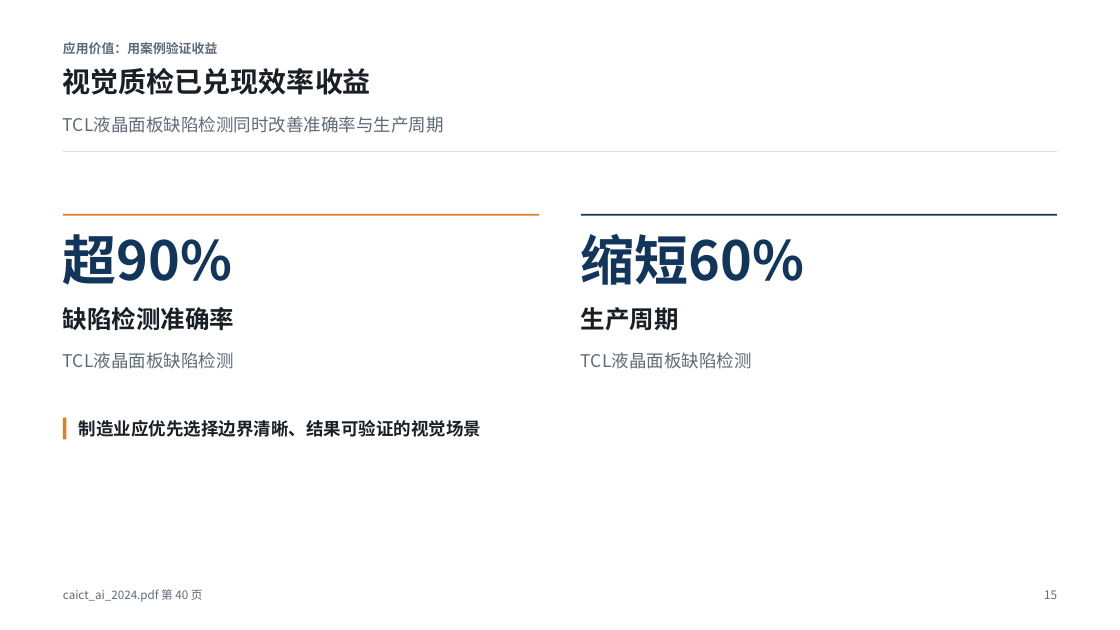
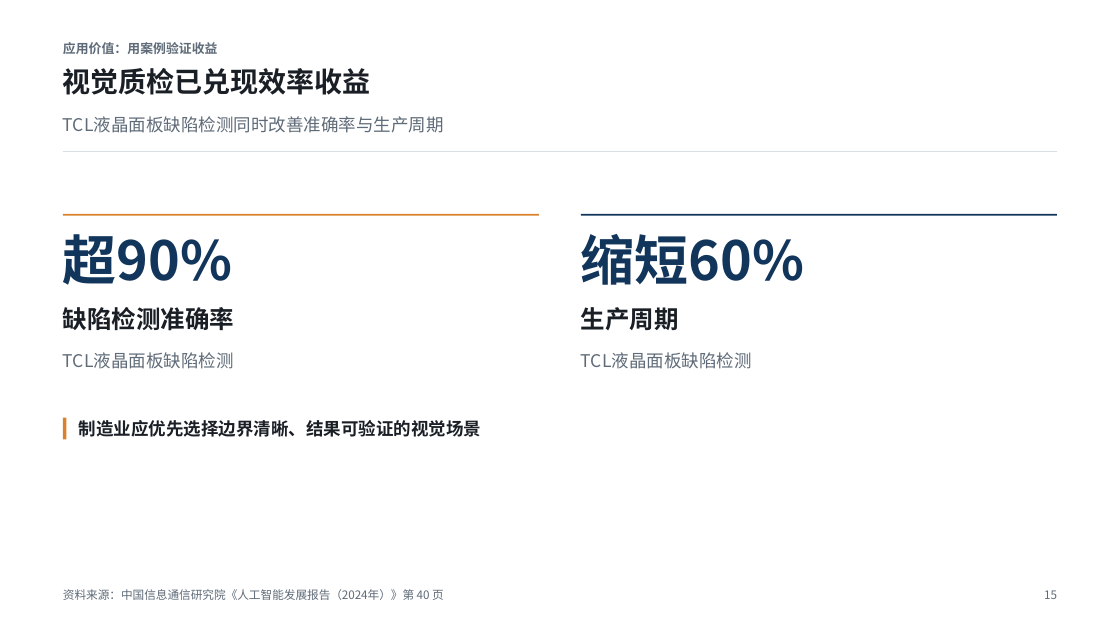
Before and after one commit to Liyilin66/ppt-agent, a slide deck: slide 15 of examples/caict-2024-sample.pptx. Drawn at 1120x630 pixels with LibreOffice and Linux fonts; fonts in the diff are those of the drawing. Boxes give left, top, right and bottom in pixels: in the first picture for what was removed or moved away, otherwise in the second. Text is boxed around its words. In the diff, an @@ line names an element or a change of style, - is before the commit and + after.

Commit message:
Show citations as report names instead of raw filenames
Footers named the uploaded file ("caict_ai_2024.pdf 第 7-13 页"), card
citations scaled up with sparse body text in accent blue, and the same page
was repeated on every card. On a management deck that reads as machine output.

Display only changes; validation still matches the uploaded filenames.
- Report names come from the document itself (PDF cover lines, DOCX title,
  Markdown heading); a cleaned filename stem is shown when nothing is found.
- Footer: "资料来源：issuer《title》第 7–13 页", one mention per report with its
  pages merged; it shortens in steps (issuer, then web titles, then sites
  only) against a measured one-line width instead of clipping mid-title.
- Card refs show only the page when the footer already names the report, use
  a fixed small muted caption, and are dropped when every card cites the
  same page.

The README sample was re-typeset from its cached content with no model or
search calls; its degraded pages are unchanged (3, 5, 18, 19).

Tested: uv run pytest (1699 passed); PowerPoint export of the sample and of
the MCP validation deck, longest footers checked on one line.

```diff
--- a/examples/caict-2024-sample.pptx
+++ b/examples/caict-2024-sample.pptx
@@ text at [63,589,444,600]: text changed @@
-caict_ai_2024.pdf 第 40 页
+资料来源：中国信息通信研究院《人工智能发展报告（2024年）》第 40 页
```
Also in this commit, not shown: 16 other slides changed, 8 other files.
